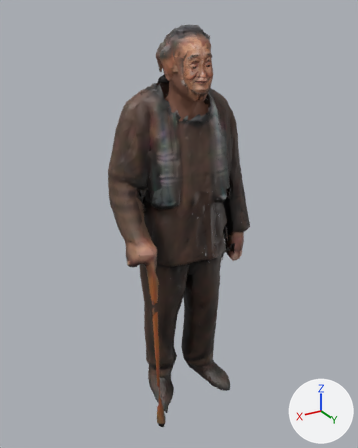
Renders of the glTF model public/models/ma/nhanvat/tp-025.glb from each side of a commit.
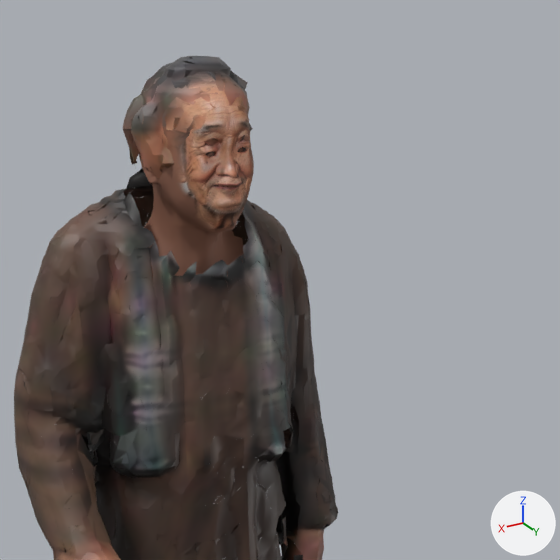
There are two pictures of each version: one whole from a 50 mm camera at (1.015, 1.624, 1.686) aimed at (0.008, -0.054, 0.846), one close up on the part from 28% to 97% of the width and 0% to 55% of the height. Every picture has the same lights, and +X, +Y and +Z are marked at lower right. The last two pictures show the newer version. Vertices at exactly the same position are counted once.

The scene before the commit, as lines of its bpy script (objects in view):
```python
me_body = bpy.data.meshes.new('Body')
me_body.from_pydata(...)  # 17629 vertices, 24083 faces; spans x -0.32..0.32, y -0.26..0.18, z 0.0..1.64
# faces by material slot: [13795, 10288]
me_body.materials.append(mat_body)  # picture img_texture
me_body.materials.append(mat_dauchuan)
ob_body = bpy.data.objects.new('Body', me_body)
ob_body.location = (0.0, 0.0, 0.0)
```
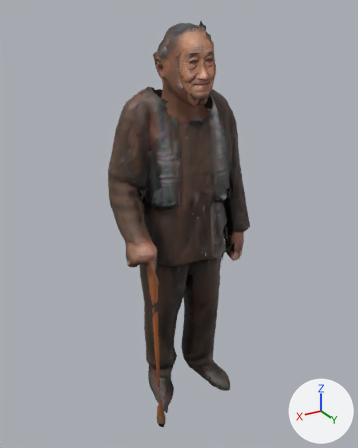
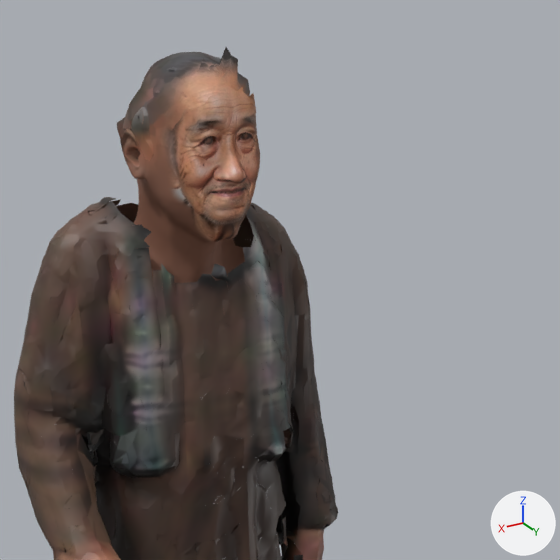
Patch to the scene script:
```diff
--- a/public/models/ma/nhanvat/tp-025.glb.py
+++ b/public/models/ma/nhanvat/tp-025.glb.py
@@ me_body @@
 # used by ob_body; location = (0.0, 0.0, 0.0)
-me_body.from_pydata(...)  # 17629 vertices, 24083 faces; spans x -0.32..0.32, y -0.26..0.18, z 0.0..1.64
+me_body.from_pydata(...)  # 17489 vertices, 23480 faces; spans x -0.32..0.32, y -0.26..0.18, z 0.0..1.65
+# me_body part 1: 508 vertices moved within x -0.11..0.09, y -0.15..0.11, z 1.31..1.6; 4132 vertices removed from x -0.14..0.11, y -0.18..0.1, z 1.26..1.63; 3995 vertices added at x -0.17..0.13, y -0.2..0.11, z 1.21..1.65
+# me_body part 2: 52 kept faces spanning x -0.06..0.06, y -0.01..0.1, z 1.34..1.59 get new texture (UV) coordinates
+# other edits to the shape of me_body do not show in these pictures
 me_body.materials.append(mat_body)
```

Location of each change, [x1, y1, x2, y2] in pixels of the close-ups (560 x 560 px; the box of a moved part takes in the faces that stretch with it):
'Body', reshaped: before [14, 56, 338, 560]; after [14, 47, 338, 560]
part 1 of me_body, moved or reshaped: before [109, 61, 254, 291]; after [112, 47, 260, 310]
part 2 of me_body, surface changed: before [176, 97, 247, 247]; after [171, 92, 246, 246]
